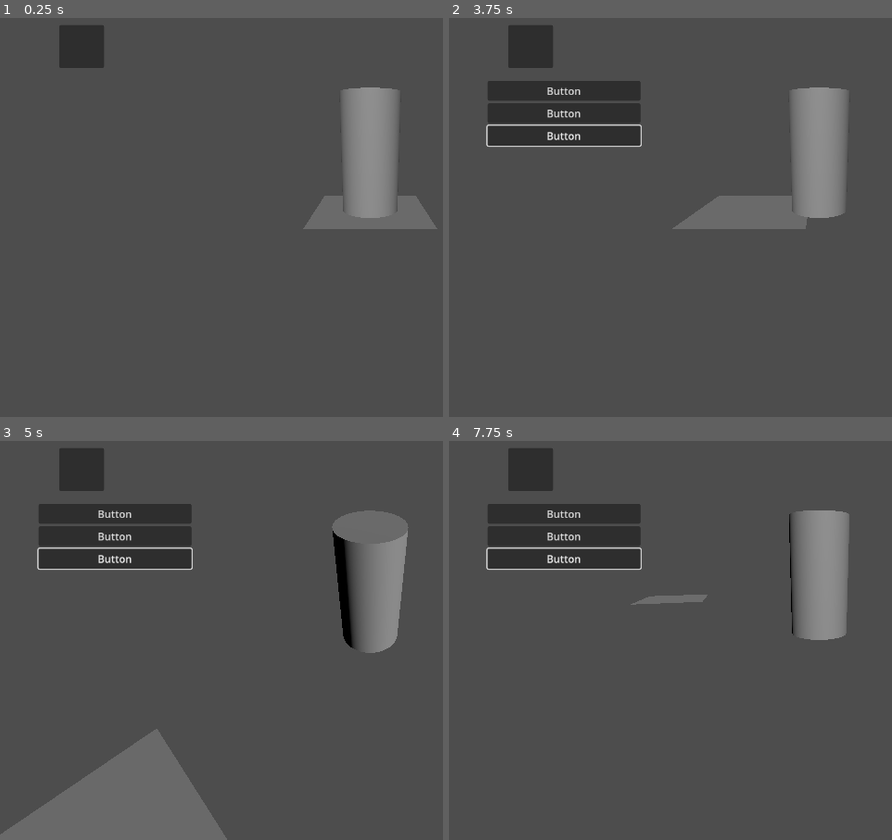
Above: before the commit, frames 1-4 (two rows, left to right).
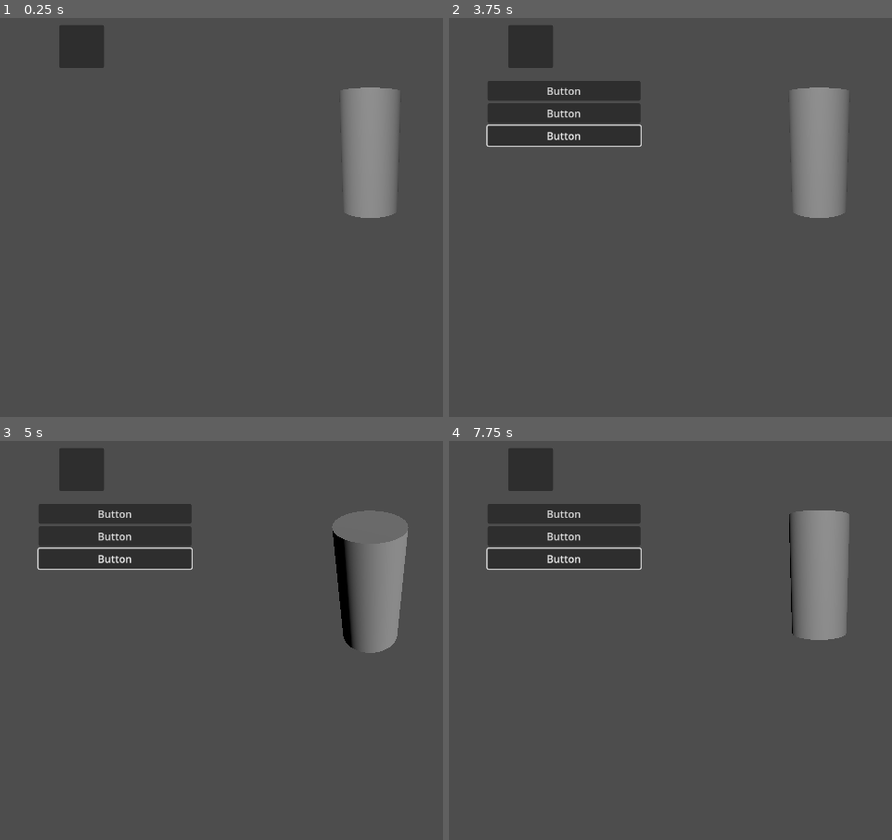
Above: after the commit, the same moments.

Repository: muriplz/Puaj
Game: Godot game, scene res://level.tscn
The game is run twice, just before and just after one commit, with the same random seed, the same clock (stepped at 60 frames per second) and the same inputs.
Inputs (mouse positions are in pixels of both pictures, inside the frame that each line leads up to):
- Up to frame 1 (0.25 s): no input
- Up to frame 2 (3.75 s): click (528, 45) at 0.5 s; click "Button" at 1.25 s; click "Button" at 2 s; click "Button" at 2.75 s; tap Enter at 3.5 s; move the mouse to (outside the picture) at 3.52 s; hold D (right) from 3.53 s (still down); click (outside the picture) at 3.67 s
- Up to frame 3 (5 s): release D (right) at 4.25 s; drag from (221, 652) to (332, 716) at 4.27 s
- Up to frame 4 (7.75 s): tap Space at 5, 6.5 s; move the mouse to (outside the picture) at 5.02 s; hold D (right) 5.03-5.75 s; click (outside the picture) at 5.17 s; tap Enter at 5.75, 7.25 s; drag from (781, 716) to (595, 568) at 5.77 s; move the mouse to (outside the picture) at 6.52 s; hold A (left) 6.53-7.25 s; click (outside the picture) at 6.67 s; drag from (595, 568) to (710, 528) at 7.27 s

The runs differ from the first frame. In frame 1, 1.5% of the frame differs, in the area x 68-99%, y 44-53%; in frame 2, 1.9%; in frame 3, 7.4%, in the area x 0-52%, y 72-100%; in frame 4, 0.3%.

Commit message:
more work

Diff:
--- a/level.tscn
+++ b/level.tscn
@@ -10,8 +10,6 @@
 [sub_resource type="CylinderShape3D" id="CylinderShape3D_x3jx3"]
 
 [sub_resource type="CylinderMesh" id="CylinderMesh_3005l"]
-
-[sub_resource type="PlaneMesh" id="PlaneMesh_an7ca"]
 
 [node name="Level" type="Node3D"]
 script = ExtResource("1_qh5ps")
@@ -86,7 +84,4 @@
 layout_mode = 2
 text = "Button"
 
-[node name="MeshInstance3D" type="MeshInstance3D" parent="."]
-mesh = SubResource("PlaneMesh_an7ca")
-
 [connection signal="image_loaded" from="TileManager/TileGetter" to="TileManager" method="_on_image_loaded"]
--- a/project.godot
+++ b/project.godot
@@ -42,3 +42,4 @@
 
 renderer/rendering_method="gl_compatibility"
 renderer/rendering_method.mobile="gl_compatibility"
+textures/vram_compression/import_etc2_astc=true
--- a/scripts/player/PlayerCamera.gd
+++ b/scripts/player/PlayerCamera.gd
@@ -39,7 +39,7 @@
 		if event.button_index == MOUSE_BUTTON_WHEEL_UP and event.pressed:
 			distance = max(distance - 1, 5) # Zoom in, minimum distance 5
 		elif event.button_index == MOUSE_BUTTON_WHEEL_DOWN and event.pressed:
-			distance = min(distance + 1, 20) # Zoom out, maximum distance 20
+			distance = min(distance + 1, 40) # Zoom out, maximum distance 20
 
 func _process(_delta):
 	if player == null:
--- a/scripts/player/PlayerMovement.gd
+++ b/scripts/player/PlayerMovement.gd
@@ -1,6 +1,6 @@
 extends CharacterBody3D
 
-@export var speed = 0.1
+@export var speed = 0.5
 
 @onready var camera = $Camera3D
 
@@ -42,6 +42,6 @@
 func update_tiles_around_player():
 
 	var tile_coords = Utils.world_to_tile(global_transform.origin)
-	tile_manager.request_tile_image(tile_coords)
+	tile_manager.render_chunks(tile_coords)
 
 	#tile_manager.update_tiles_around(player_tile_coords)
--- a/scripts/tile_getter.gd
+++ b/scripts/tile_getter.gd
@@ -1,51 +1,32 @@
-extends HTTPRequest
+extends Node
 
-# Signal emitted when an image is successfully loaded
-# Passes the image texture along with the tile coordinates
 signal image_loaded(texture, tile_coords)
 
-# Dictionary to track ongoing requests
-var ongoing_requests := {}
+var active_requests = {}
+var max_concurrent_requests = 1  # Limit the number of concurrent requests
 
-func request_image(tile_coords: Vector2):
-	var key := str(tile_coords)
-	# Check if a request for these coordinates is already ongoing
-	if key in ongoing_requests:
+func queue_tile(tile_coords: Vector2):
+	# Limit the number of active requests
+	if active_requests.size() >= max_concurrent_requests:
+		# Could queue the request or handle backpressure differently
 		return
 
-	var url := "https://kryeit.com/images/tiles/15/%s_%s.png" % [tile_coords.x, tile_coords.y]
-
+	var url = "https://kryeit.com/images/tiles/15/%s_%s.png" % [tile_coords.x, tile_coords.y]
 	var http_request = HTTPRequest.new()
 	add_child(http_request)
 	http_request.request_completed.connect(self._http_request_completed)
-	set_meta("tile_coords", tile_coords)  # Store tile_coords for later retrieval
+	http_request.request(url)
+	set_meta("tile_coords", tile_coords)
+	active_requests[tile_coords] = http_request  # Track the request
 
-	var error := http_request.request(url)
-	if error != OK:
-		print("HTTPRequest error: ", error)
-	else:
-		print("Request made for tile: ", tile_coords)
-		ongoing_requests[key] = true  # Mark this tile as having an ongoing request
-
-# Callback when the HTTP request is completed
 func _http_request_completed(status: int, response_code: int, headers: PackedStringArray, body: PackedByteArray):
-	var tile_coords := get_meta("tile_coords") as Vector2
-	var key := str(tile_coords)
-
-	print("Request completed for tile: ", tile_coords)
+	var tile_coords = get_meta("tile_coords")
+	if active_requests.has(tile_coords):
+		active_requests[tile_coords].queue_free()  # Clean up the HTTPRequest node
+		active_requests.erase(tile_coords)  # Remove from active requests
 
 	if status == OK and response_code == 200:
-		var image := Image.new()
-		var error := image.load_png_from_buffer(body)
-		if error == OK:
-			var texture := ImageTexture.create_from_image(image)
-
+		var image = Image.new()
+		if image.load_png_from_buffer(body) == OK:
+			var texture = ImageTexture.create_from_image(image)
 			emit_signal("image_loaded", texture, tile_coords)
-			print("Image loaded for tile: ", tile_coords)
-		else:
-			print("Failed to load image from buffer.")
-	else:
-		print("HTTPRequest failed with response code: ", response_code)
-
-	# Remove from ongoing_requests regardless of success or failure
-	ongoing_requests.erase(key)
--- a/scripts/tile_manager.gd
+++ b/scripts/tile_manager.gd
@@ -5,15 +5,10 @@
 # Dictionary to keep track of loaded tiles
 var loaded_tiles = {}
 var loaded_meshes = {}
-var tile_size = Vector2(10, 10)  # Size in pixels
-
-func _ready():
-	# Connect to the TileGetter's image_loaded signal
-	tile_getter.image_loaded.connect(Callable(self, "_on_image_loaded"))
+var tile_size = Utils.tile_size  # Size in pixels
 
 # Slot for the image_loaded signal
 func _on_image_loaded(texture: Texture, tile_coords: Vector2):
-	print("WAHOO")
 	if not loaded_tiles.has(tile_coords):
 		# Load the tile using TextureRect
 		load_tile(tile_coords, texture)
@@ -36,12 +31,19 @@
 # Functionality to request a tile image based on its coordinates
 func request_tile_image(tile_coords: Vector2):
 	if not loaded_tiles.has(tile_coords):
-		tile_getter.request_image(tile_coords)  # Assumes TileGetter has a request_image method
+		tile_getter.queue_tile(tile_coords)  # Assumes TileGetter has a request_image method
+
+func render_chunks(tile_coords: Vector2):
+	var render_distance = Utils.render_distance
+	for x in range(-render_distance, render_distance + 1):
+		for z in range(-render_distance, render_distance + 1):
+			var current_tile = tile_coords + Vector2(x, z)
+			request_tile_image(current_tile)
 
 func create_mesh_instance_with_texture(texture: Texture, tile_coords: Vector2) -> MeshInstance3D:
 	var mesh_instance := MeshInstance3D.new()
 	var plane_mesh := PlaneMesh.new()
-	plane_mesh.size = tile_size # Size of the plane, adjust as needed
+	plane_mesh.size = tile_size
 
 	var material := StandardMaterial3D.new()
 	material.albedo_texture = texture
--- a/scripts/utils/Utils.gd
+++ b/scripts/utils/Utils.gd
@@ -1,9 +1,9 @@
 class_name Utils
 
 static var zoom = 15
-static var render_distance = 2
-static var tile_size = Vector2(10, 10)  # Size of a tile in game units
-static var origin_latlon = Vector2(40.413500, -6.866500)  # Latitude and Longitude of the game world's origin
+static var render_distance = 1
+static var tile_size = Vector2(50, 50)  # Size of a tile in game units
+static var origin_latlon = Vector2(38.870127, -6.989353)  # Latitude and Longitude of the game world's origin
 static var origin_tile = latlon_to_tile(origin_latlon.x, origin_latlon.y)
 static var meters_per_unit = 1.0  # How many meters in the real world one game unit represents
 
Not shown, added: export_presets.cfg
Not shown: 1 places in level.tscn that only renumber resources
